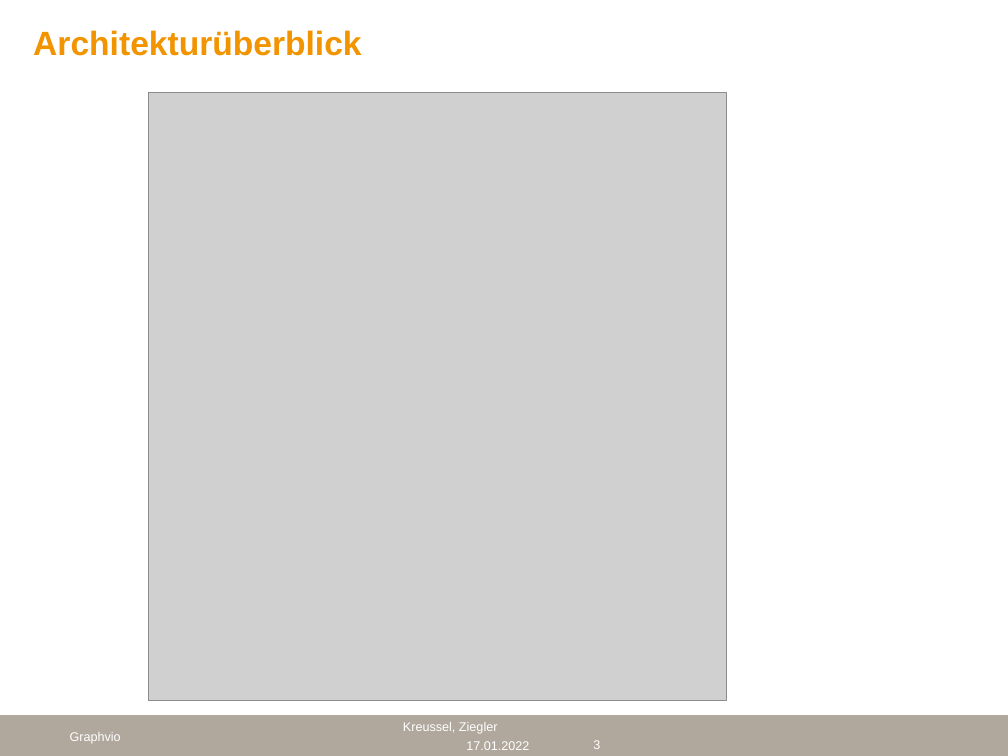
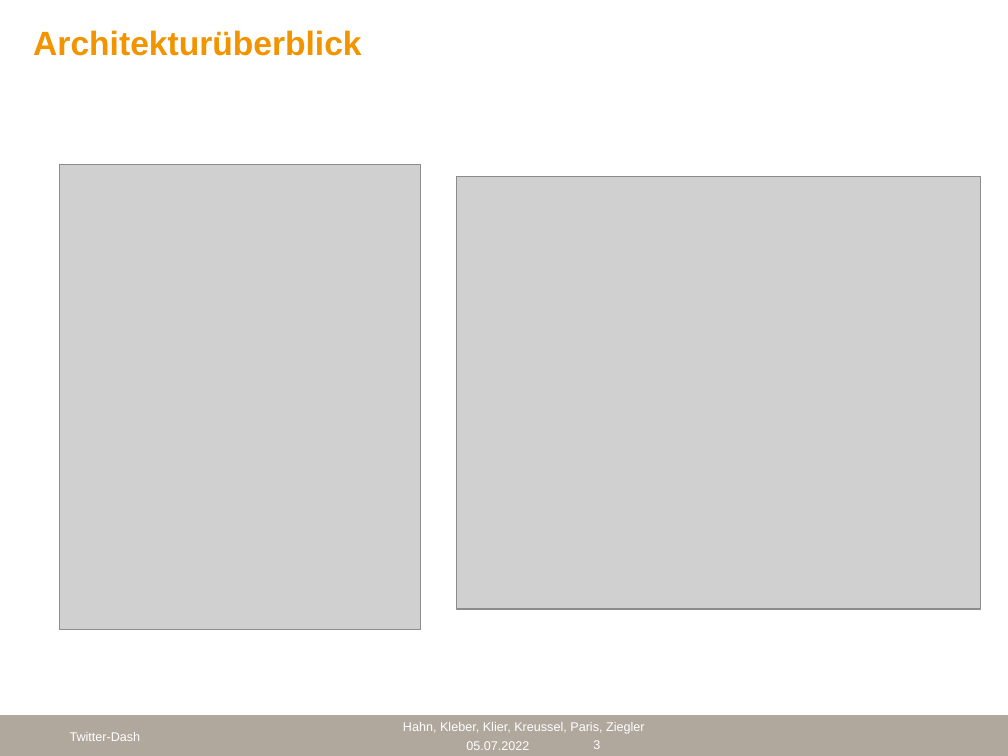
Before and after one commit to cyberlytics/TwitterDash, a slide deck: slide 3 of sys-doc/Technical Report/Abschlusspräsentation.pptx. Drawn at 1008x756 pixels with LibreOffice and Linux fonts; fonts in the diff are those of the drawing; grey boxes stand for pictures; background and template pictures are left out. Boxes give left, top, right and bottom in pixels: in the first picture for what was removed or moved away, otherwise in the second. Text is boxed around its words. In the diff, an @@ line names an element or a change of style, - is before the commit and + after.

```diff
--- a/sys-doc/Technical Report/Abschlusspräsentation.pptx
+++ b/sys-doc/Technical Report/Abschlusspräsentation.pptx
@@ picture removed at [149, 93, 727, 701] @@
@@ picture added at [59, 164, 421, 629] @@
@@ picture added at [457, 176, 981, 609] @@
@@ text at [70, 732, 141, 741]: text changed @@
-Graphvio
+Twitter-Dash
@@ text at [403, 722, 645, 734]: text changed @@
-Kreussel, Ziegler
+Hahn, Kleber, Klier, Kreussel, Paris, Ziegler
@@ text at [466, 741, 529, 750]: text changed @@
-17.01.2022
+05.07.2022
```
Also in this commit, not shown: 5 other slides changed, 5 slides added, 1 other file.
